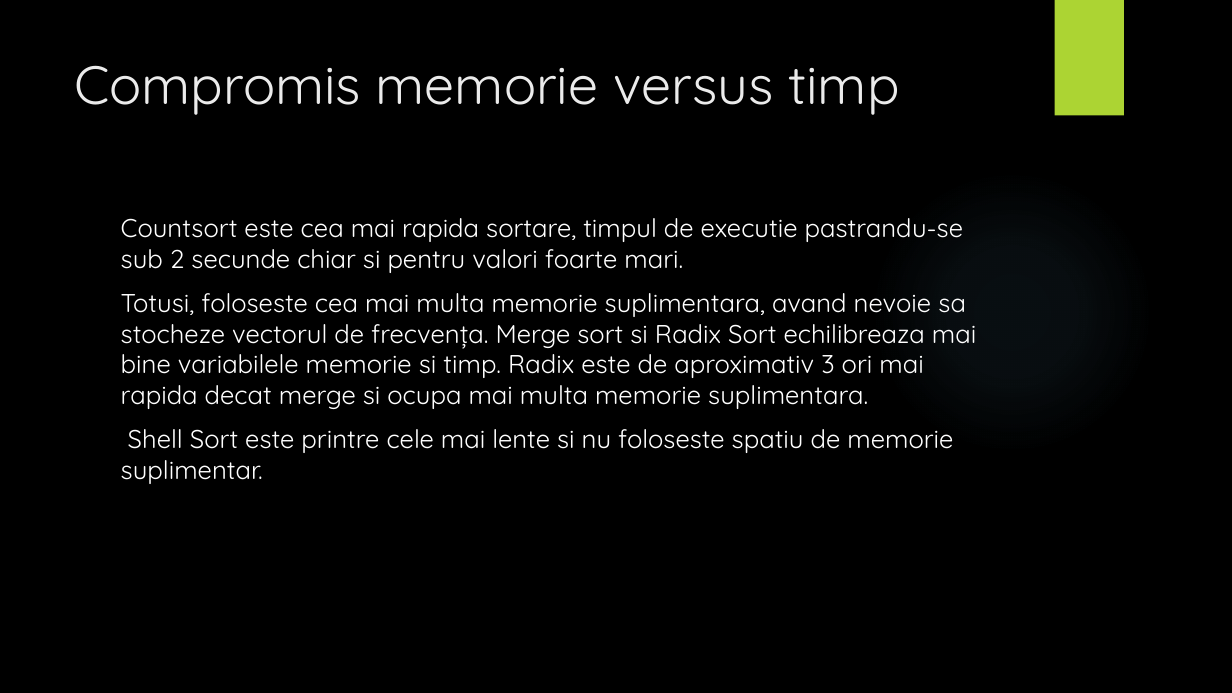
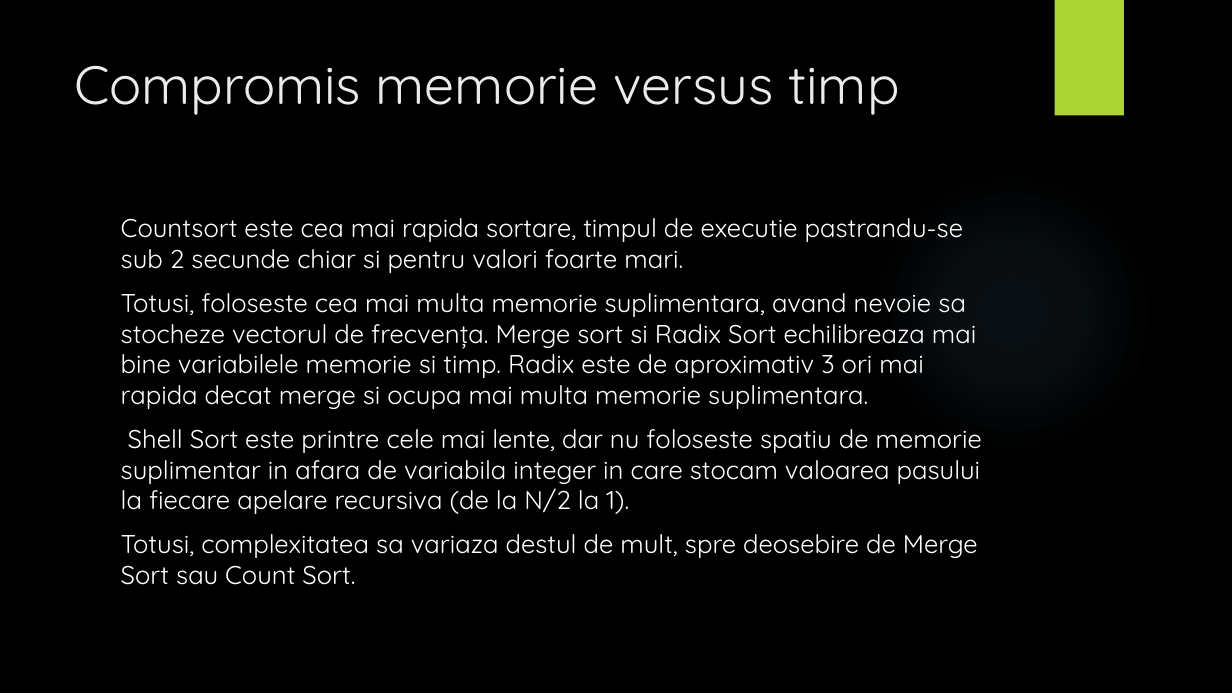
Before and after one commit to adelp13/Sorting-Algorithms, a slide deck: slide 7 of proiect1SD/Prezentare.pptx (slide 5 before the commit). Drawn at 1232x693 pixels with LibreOffice and Linux fonts; fonts in the diff are those of the drawing; background and template pictures are left out. Boxes give left, top, right and bottom in pixels: in the first picture for what was removed or moved away, otherwise in the second. Text is boxed around its words. In the diff, an @@ line names an element or a change of style, - is before the commit and + after.

```diff
--- a/proiect1SD/Prezentare.pptx
+++ b/proiect1SD/Prezentare.pptx
@@ text at <box>121,429,982,585</box>: text changed @@
-Shell Sort este printre cele mai lente si nu foloseste spatiu de memorie suplimentar.
+Shell Sort este printre cele mai lente, dar nu foloseste spatiu de memorie suplimentar in afara de variabila integer in care stocam valoarea pasului la fiecare apelare recursiva (de la N/2 la 1).
+Totusi, complexitatea sa variaza destul de mult, spre deosebire de Merge Sort sau Count Sort.
```
Also in this commit, not shown: 1 other slide changed, 2 slides added, 5 other files.
